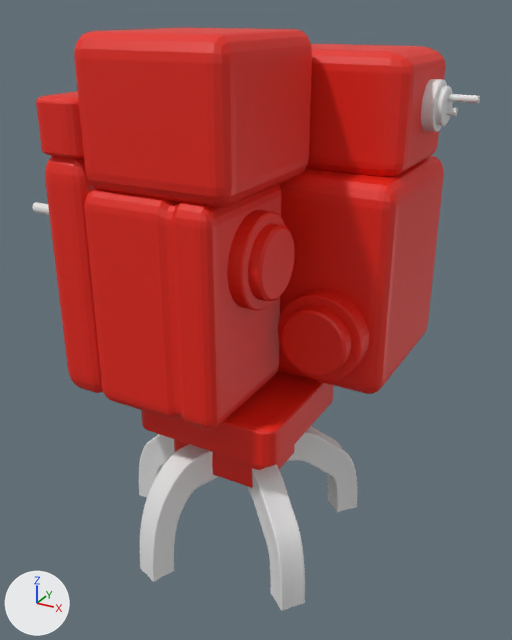
Before and after pictures for a commit that changed the FBX model Assets/Mine/LogicalGroups/BuildingThings/Meshes/Defender1.fbx.
The view is the same before and after, from a 50 mm lens placed at (1.75, 1.33, 2.84), pointed at (0.01, 4.5, 1.26). Lighting does not change. The marker at lower left points along +X, +Y and +Z. Vertices at the same position are counted once.

Before the edit, the objects in view are built like this:
```python
me_roundcube = bpy.data.meshes.new('Roundcube')
me_roundcube.from_pydata(...)  # 14088 vertices, 13592 faces; spans x -1.15..0.98, y -0.68..1.04, z 0.0..2.76
# faces by material slot: [11740, 1852]
me_roundcube.materials.append(mat_metal)  # white #e7e7e7
me_roundcube.materials.append(mat_paintedmetal)  # its picture is missing
ob_roundcube = bpy.data.objects.new('Roundcube', me_roundcube)
ob_roundcube.location = (0.0, 4.332, 0.0)
```
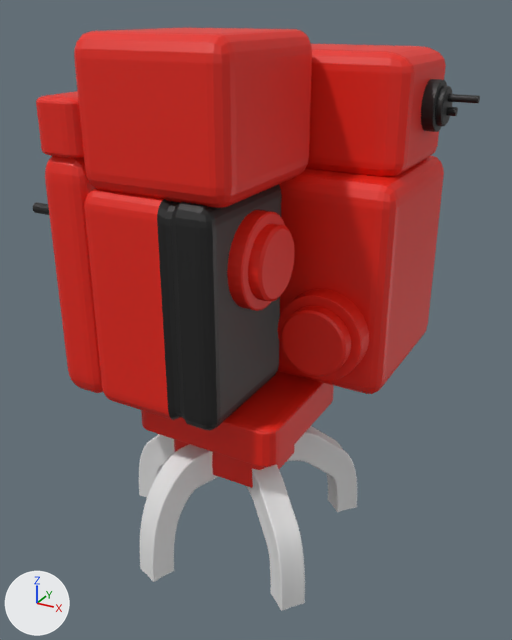
The newer file is also turned or shifted as a whole; pictures and numbers use the older file's frame.

Location of each change, (x1, y1, x2, y2) in pixels of the pictures (512 x 640 px):
```json
{"part": 1, "of": "me_roundcube", "change": "recoloured", "before": [33, 202, 49, 215], "after": [33, 202, 49, 215], "on screen": "white to black"}
{"part": 2, "of": "me_roundcube", "change": "recoloured", "before": [421, 79, 480, 132], "after": [421, 79, 480, 132]}
{"part": 3, "of": "me_roundcube", "change": "recoloured", "before": [168, 366, 279, 430], "after": [168, 366, 279, 430]}
{"part": 4, "of": "me_roundcube", "change": "recoloured", "before": [157, 184, 282, 228], "after": [157, 184, 282, 228]}
{"part": 5, "of": "me_roundcube", "change": "recoloured", "before": [157, 195, 282, 421], "after": [157, 195, 282, 421]}
```

The change, as JSON lines over the scene's bpy script:
```json
{"op": "add", "block": "mat_material_001", "code": ["mat_material_001 = principled_material('Material.001')", "mat_material_001.base_color = (0.0113, 0.0113, 0.0113)  # black #1c1c1c"]}
{"block": "me_roundcube", "where": "me_roundcube.from_pydata(...)  # 14088 vertices, 13592 faces; spans x -1.15..0.98, y -0.68..1.04, z 0.0..2.76"}
{"block": "me_roundcube", "where": "# used by ob_roundcube; location = (0.0, 4.332, 0.0)"}
{"block": "me_roundcube", "change": "me_roundcube part 1: 230 of the faces centred in x -1.15..-0.53, y -0.46..0.0, z 1.53..1.99 switch from mat_metal (white #e7e7e7) to mat_material_001 (black #1c1c1c)"}
{"block": "me_roundcube", "change": "me_roundcube part 2: 230 of the faces centred in x 0.66..0.98, y 0.49..0.74, z 2.28..2.53 switch from mat_metal (white #e7e7e7) to mat_material_001 (black #1c1c1c)"}
{"block": "me_roundcube", "change": "me_roundcube part 3: 72 of the faces centred in x -0.03..0.21, y -0.61..0.11, z 0.99..1.07 switch from mat_paintedmetal (its picture is missing) to mat_material_001 (black #1c1c1c)"}
{"block": "me_roundcube", "change": "me_roundcube part 4: 72 of the faces centred in x -0.03..0.21, y -0.61..0.11, z 2.0..2.09 switch from mat_paintedmetal (its picture is missing) to mat_material_001 (black #1c1c1c)"}
{"block": "me_roundcube", "change": "me_roundcube part 5: 18 of the faces centred in x -0.03..0.21, y -0.61..0.11, z 1.54 switch from mat_paintedmetal (its picture is missing) to mat_material_001 (black #1c1c1c)"}
```
